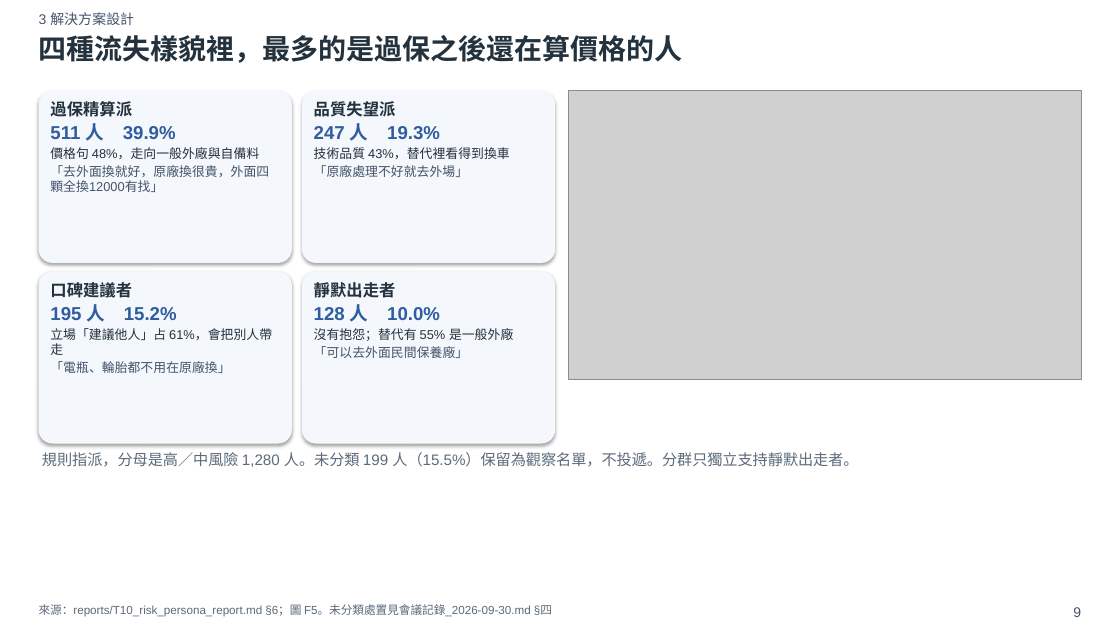
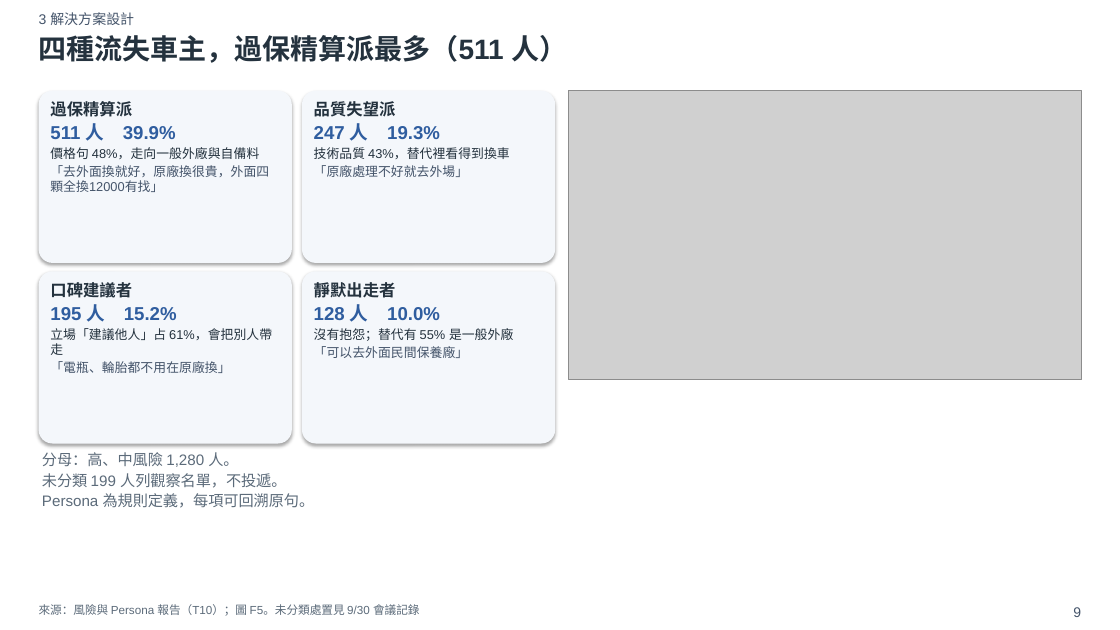
Before and after one commit to xxx789666/hotai-ai-hackathon-lexus, a slide deck: slide 9 of deck/初賽簡報_v0.pptx. Drawn at 1120x630 pixels with LibreOffice and Linux fonts; fonts in the diff are those of the drawing; grey boxes stand for pictures. Boxes give left, top, right and bottom in pixels: in the first picture for what was removed or moved away, otherwise in the second. Text is boxed around its words. In the diff, an @@ line names an element or a change of style, - is before the commit and + after.

```diff
--- a/deck/初賽簡報_v0.pptx
+++ b/deck/初賽簡報_v0.pptx
@@ text at <box>39,35,568,63</box>: text changed @@
-四種流失樣貌裡，最多的是過保之後還在算價格的人
+四種流失車主，過保精算派最多（511 人）
@@ text at <box>42,452,315,508</box>: text changed @@
-規則指派，分母是高／中風險 1,280 人。未分類 199 人（15.5%）保留為觀察名單，不投遞。分群只獨立支持靜默出走者。
+分母：高、中風險 1,280 人。
+未分類 199 人列觀察名單，不投遞。
+Persona 為規則定義，每項可回溯原句。
@@ text at <box>39,604,420,616</box>: text changed @@
-來源：reports/T10_risk_persona_report.md §6；圖 F5。未分類處置見會議記錄_2026-09-30.md §四
+來源：風險與 Persona 報告（T10）；圖 F5。未分類處置見 9/30 會議記錄
```
Also in this commit, not shown: 19 other slides changed, 2 slides added, 33 other files.
